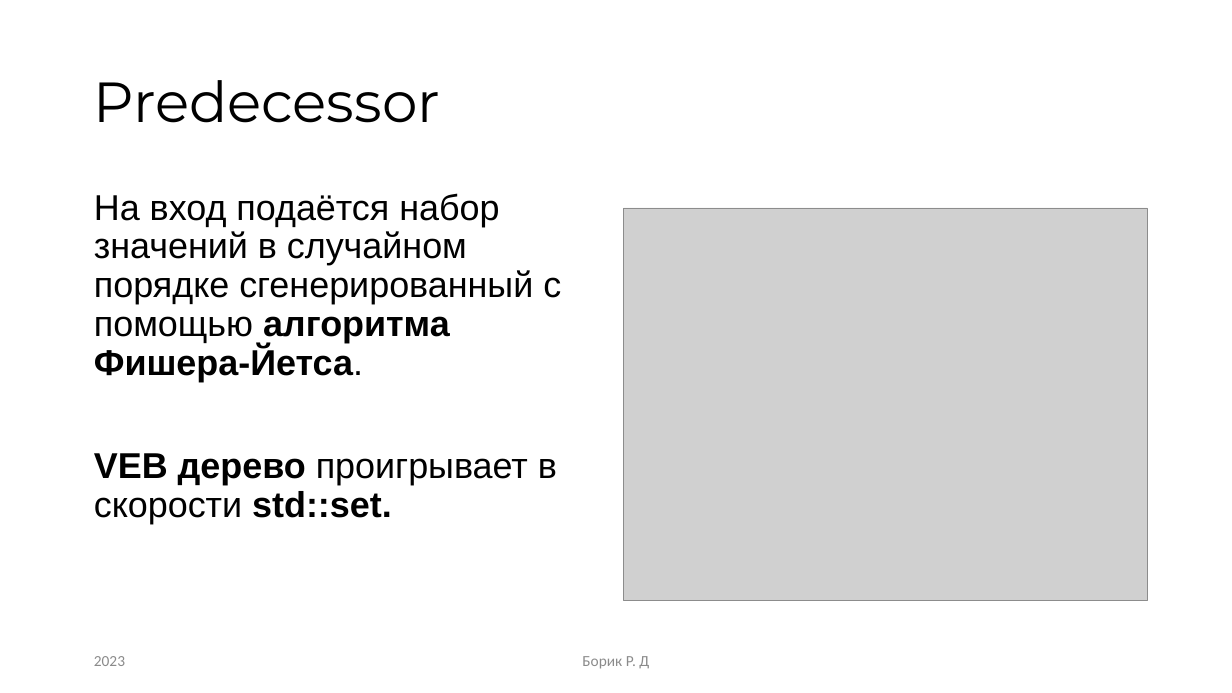
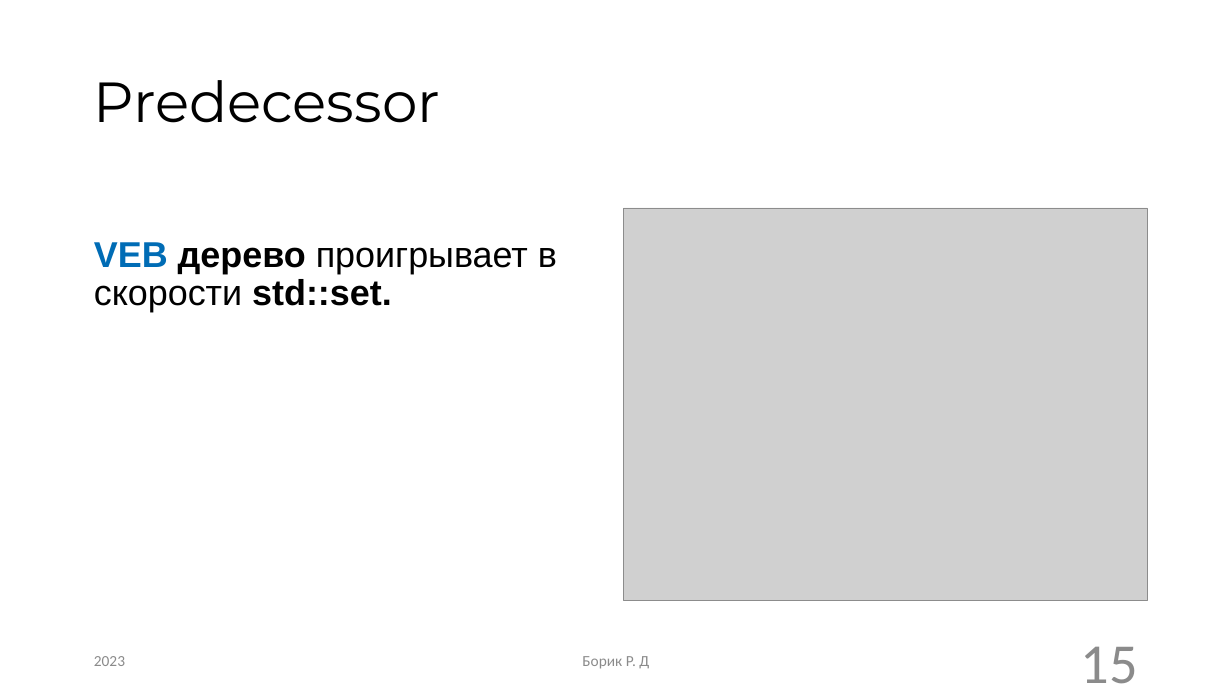
Before and after one commit to RandomServant/Van-Emde-Boas-tree, a slide deck: slide 15 of Presentation van Emde Boas tree.pptx (slide 19 before the commit). Drawn at 1232x693 pixels with LibreOffice and Linux fonts; fonts in the diff are those of the drawing; grey boxes stand for pictures. Boxes give left, top, right and bottom in pixels: in the first picture for what was removed or moved away, otherwise in the second. Text is boxed around its words. In the diff, an @@ line names an element or a change of style, - is before the commit and + after.

```diff
--- a/Presentation van Emde Boas tree.pptx
+++ b/Presentation van Emde Boas tree.pptx
@@ text at [94, 193, 561, 382]: paragraph removed @@
-На вход подаётся набор значений в случайном порядке сгенерированный с помощью алгоритма Фишера-Йетса.
@@ text "VEB дерево проигрывает в скорости ...": place and size @@
-text "VEB дерево проигрывает в скорости ..." at [94, 193, 561, 524]
+text "VEB дерево проигрывает в скорости ..." at [94, 242, 557, 312]
@@ text "VEB дерево проигрывает в скорости ..." at [94, 242, 557, 312]: text colour #000000 to #006CB5 in "VEB" @@
@@ page number added at [1081, 646, 1138, 684], 44 pt, text #8C8C8C @@
+15
```
Also in this commit, not shown: 15 other slides changed, 1 slide added, 5 slides removed.
